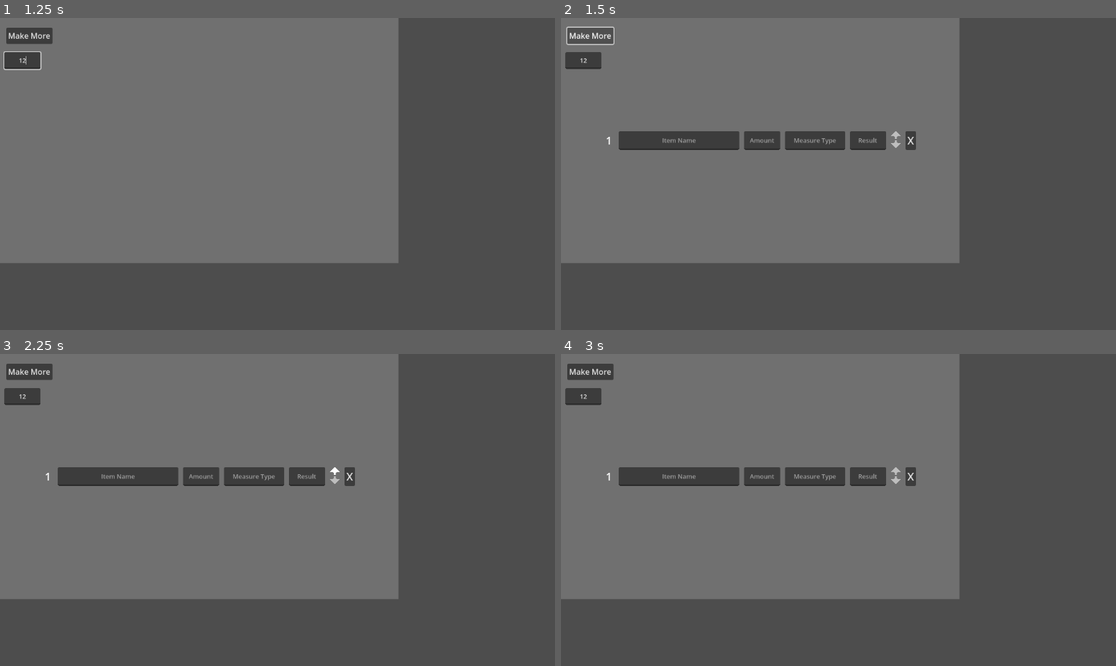
Above: before the commit, frames 1-4 (two rows, left to right).
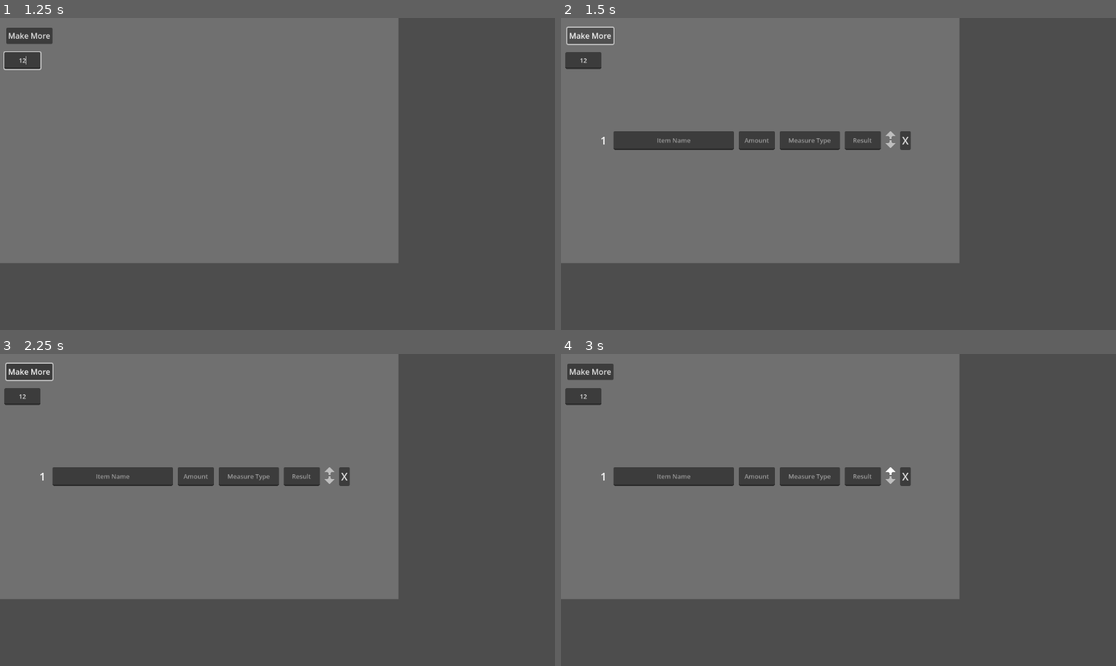
Above: after the commit, the same moments.

Repository: magicono43/Godot-4_Recipe-Assist-Tool
Game: Godot game, scene res://Scenes/Second_Scene.tscn
The game is run twice, just before and just after one commit, with the same random seed, the same clock (stepped at 60 frames per second) and the same inputs. The project has no main scene, so this scene is started directly.
Inputs (mouse positions are in pixels of both pictures, inside the frame that each line leads up to):
- Up to frame 1 (1.25 s): click (22, 61) at 0.52 s; type "12" at 0.6 s
- Up to frame 2 (1.5 s): click "Make More" at 1.25 s
- Up to frame 3 (2.25 s): click (333, 472) at 2.02 s
- Up to frame 4 (3 s): click (888, 472) at 2.77 s

Frame 1 is identical in both runs. In frame 2, 0.8% of the frame differs, in the area x 7-64%, y 36-43%; in frame 3, 0.9%, in the area x 0-64%, y 2-43%; in frame 4, 0.8%.

Commit message:
Got Automatic Scroller Function Working, 10/11/2025
Got Automatic Scroller Function Working, 10/11/2025.

Diff:
--- a/Scenes/Second_Scene.tscn
+++ b/Scenes/Second_Scene.tscn
@@ -11,13 +11,23 @@
 offset_bottom = 509.0
 color = Color(0.439049, 0.439049, 0.439049, 1)
 
-[node name="VBoxContainer" type="VBoxContainer" parent="."]
+[node name="ScrollContainer" type="ScrollContainer" parent="."]
 layout_mode = 1
-anchors_preset = 15
-anchor_right = 1.0
-anchor_bottom = 1.0
+anchors_preset = 8
+anchor_left = 0.5
+anchor_top = 0.5
+anchor_right = 0.5
+anchor_bottom = 0.5
+offset_left = -335.0
+offset_top = -242.5
+offset_right = 335.0
+offset_bottom = 242.5
 grow_horizontal = 2
 grow_vertical = 2
+follow_focus = true
+
+[node name="VBoxContainer" type="VBoxContainer" parent="ScrollContainer"]
+layout_mode = 2
 theme_override_constants/separation = 14
 alignment = 1
 script = ExtResource("2_rax0c")
@@ -54,4 +64,4 @@
 offset_bottom = 40.0
 script = ExtResource("4_2wqj3")
 
-[connection signal="pressed" from="Button" to="VBoxContainer" method="_on_button_pressed"]
+[connection signal="pressed" from="Button" to="ScrollContainer/VBoxContainer" method="_on_button_pressed"]
--- a/Scripts/AutoCompleteResults.gd
+++ b/Scripts/AutoCompleteResults.gd
@@ -14,7 +14,8 @@
 	itemNames = IngredientDB.get_all_ingred_names()
 	multiplierNode = get_node("../../LineEdit")
 	multiplierNode.text_changed_extended.connect(_on_multiplier_text_changed_forwarded)
-	ingredEntryParent = get_node("../../VBoxContainer")
+	var scrollContainer = get_node("../../ScrollContainer")
+	ingredEntryParent = scrollContainer.get_node("VBoxContainer")
 
 func _on_child_text_changed_forwarded(new_text: String, parentNode: Node, source: Node):
 	get_parent().visible = false
--- a/Scripts/panel.gd
+++ b/Scripts/panel.gd
@@ -15,7 +15,8 @@
 	visible = false
 
 func _ready() -> void:
-	var newLineParent = get_parent().get_node("VBoxContainer")
+	var scrollContainer = get_parent().get_node("ScrollContainer")
+	var newLineParent = scrollContainer.get_node("VBoxContainer")
 	newLineParent.new_entry_created.connect(_on_new_entry_created)
 	newLineParent.entry_deleted.connect(_on_entry_deleted)
 
--- a/Scripts/v_box_container.gd
+++ b/Scripts/v_box_container.gd
@@ -98,6 +98,21 @@
 	_update_label_numbers()
 
 func _update_label_numbers():
+	if get_parent().get_v_scroll_bar().visible == false:
+		# Get total height of all children
+		var total_height := 0.0
+		for child in get_children():
+			if child.visible:
+				total_height += child.size.y + get_theme_constant("separation")  # account for spacing
+		# Subtract the last separation added
+		if total_height > 0:
+			total_height -= get_theme_constant("separation")
+		# Get the visible area of the ScrollContainer
+		var visible_height: float = get_parent().size.y
+		# Calculate offset to center VBox within the visible area
+		var offset: float = max((visible_height - total_height) / 2.0, 0.0)
+		position.y = offset
+
 	var entryNumber: int = 0
 	for entry in get_children():
 		if entry is HBoxContainer:
Not shown, changed: Notes/Recipe_Assist_Tool_Notes_1.txt
